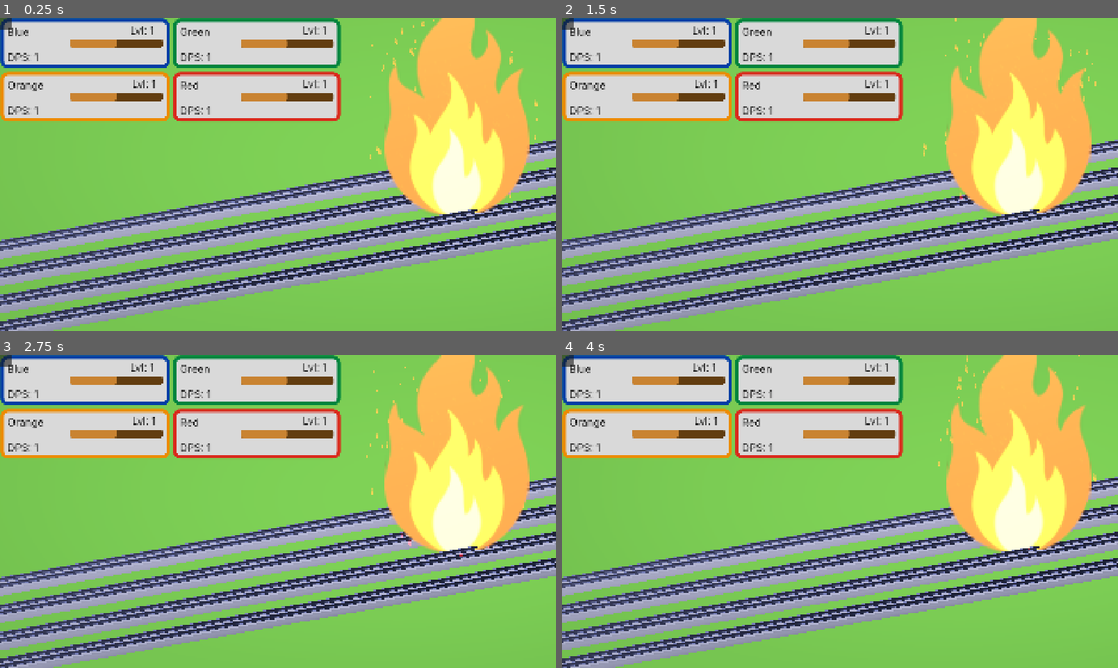
Above: before the commit, frames 1-4 (two rows, left to right).
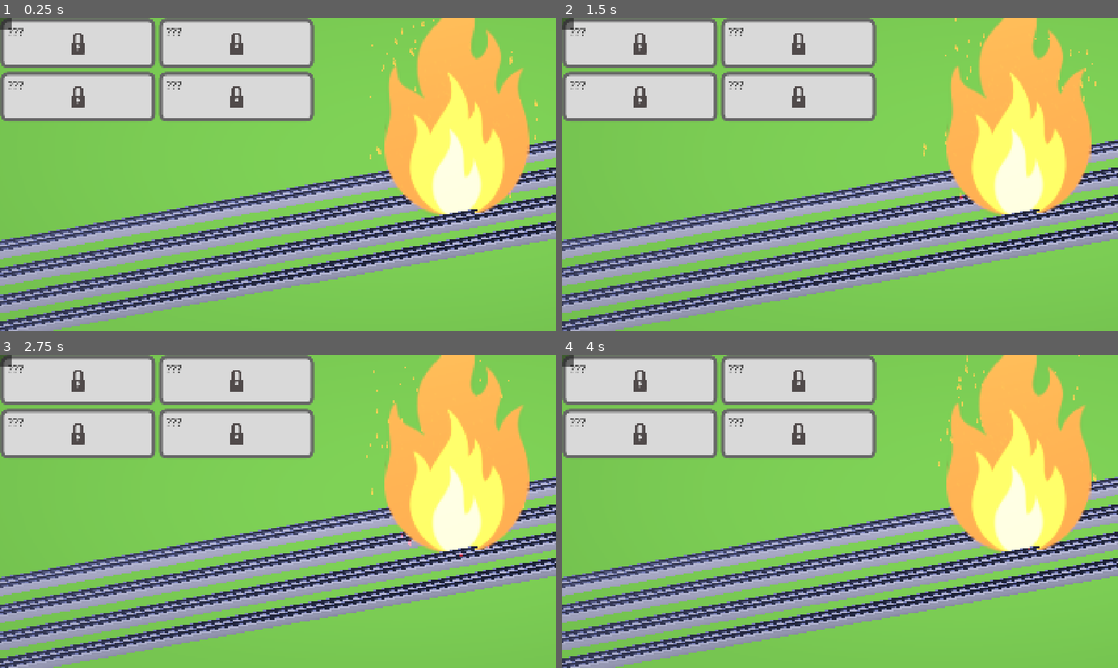
Above: after the commit, the same moments.

Repository: gracedes/mbta-auto-battler
Game: Godot game, scene res://node_2d.tscn
Two runs of this game, one before a commit and one after it. Both use one fixed random seed, a clock stepped at 60 frames per second and the inputs below.
Inputs (mouse positions are in pixels of both pictures, inside the frame that each line leads up to):
- Up to frame 1 (0.25 s): no input
- Up to frame 2 (1.5 s): click (567, 24) at 0.5 s; click (567, 24) at 1.25 s
- Up to frame 3 (2.75 s): click (5, 361) at 2 s
- Up to frame 4 (4 s): tap A (add_xp) at 2.85 s; tap 4 (blue_line) at 3.6 s

The runs differ from the first frame. In frame 1, 8.3% of the frame differs, in the area x 0-62%, y 0-33%; in frame 2, 8.3%; in frame 3, 8.3%; in frame 4, 8.3%.
Error before the commit: Invalid access to property or key 'data' on a base object of type 'Nil'. (res://scripts/main.gd:84)
Error after the commit: Invalid access to property or key 'data' on a base object of type 'Nil'. (res://scripts/main.gd:85)

Commit message:
Locked States and HUD code
- Locked States for Train Lines
- HUD.gd for handling the bits of each UI that update based on game

Diff:
--- a/assets/ui/line_card.gd
+++ b/assets/ui/line_card.gd
@@ -5,29 +5,58 @@
 	set(value):
 		line_name = value
 		if is_node_ready():
-			$MarginContainer/HBoxContainer/VBoxContainer/LineNameLabel.text = value
+			_update_visual_state()
 
 @export var border_color: Color = Color("#003DA5"):
 	set(value):
 		border_color = value
 		if is_node_ready():
-			var style := get_theme_stylebox("panel").duplicate() as StyleBoxFlat
-			style.border_color = value
-			add_theme_stylebox_override("panel", style)
+			_update_visual_state()
 
-@onready var xp_bar: Range = $MarginContainer/HBoxContainer/XPBar
-@onready var dps_label: Label = $MarginContainer/HBoxContainer/VBoxContainer/DPSLabel
-@onready var level_label: Label = $MarginContainer/HBoxContainer/LevelLabel
+@export var is_unlocked: bool = false:
+	set(value):
+		is_unlocked = value
+		if is_node_ready():
+			_update_visual_state()
+
+@onready var name_label: Label = %LineNameLabel
+@onready var xp_bar: Range = %XPBar
+@onready var dps_label: Label = %DPSLabel
+@onready var level_label: Label = %LevelLabel
+@onready var lock_icon: TextureRect = %LockIcon
 
 func _ready() -> void:
-	line_name = line_name
-	border_color = border_color
-	set_stats(1, 1) # Default starting text: "Lvl: 1" and "DPS: 0"
+	_update_visual_state()
+
+func _update_visual_state() -> void:
+	var style := get_theme_stylebox("panel").duplicate() as StyleBoxFlat
+	if is_unlocked:
+		style.border_color = border_color
+		name_label.text = line_name
+		dps_label.visible = true
+		level_label.visible = true
+		xp_bar.visible = true
+		lock_icon.visible = false
+	else:
+		style.border_color = Color("#666666")
+		name_label.text = "???"
+		dps_label.visible = false
+		level_label.visible = false
+		xp_bar.visible = false
+		lock_icon.visible = true
+	add_theme_stylebox_override("panel", style)
+
+func unlock() -> void:
+	if not is_unlocked:
+		is_unlocked = true
+		set_stats(1, 1)
 
 func set_xp(current: float, max_xp: float) -> void:
 	xp_bar.max_value = max_xp
 	xp_bar.value = current
 
 func set_stats(level: int, dps: int) -> void:
+	if not is_unlocked:
+		return
 	level_label.text = "Lvl: %d" % level
 	dps_label.text = "DPS: %d" % dps
--- a/assets/ui/line_card.tscn
+++ b/assets/ui/line_card.tscn
@@ -2,6 +2,7 @@
 
 [ext_resource type="Script" uid="uid://dxc4awpksigfs" path="res://assets/ui/line_card.gd" id="1_c76qm"]
 [ext_resource type="FontFile" uid="uid://b6jhkky7ko1p0" path="res://assets/ui/fonts/Inter-VariableFont_opsz,wght.ttf" id="1_v5iq4"]
+[ext_resource type="Texture2D" uid="uid://cel2i5g8egtte" path="res://assets/ui/imgs/LockIcon.png" id="3_kkln3"]
 
 [sub_resource type="StyleBoxFlat" id="StyleBoxFlat_4r7k6"]
 bg_color = Color(0.8509804, 0.8509804, 0.8509804, 1)
@@ -49,6 +50,7 @@
 layout_mode = 2
 
 [node name="LineNameLabel" type="Label" parent="MarginContainer/HBoxContainer/VBoxContainer" unique_id=2138571204]
+unique_name_in_owner = true
 custom_minimum_size = Vector2(120, 0)
 layout_mode = 2
 size_flags_stretch_ratio = 0.0
@@ -57,6 +59,7 @@
 theme_override_font_sizes/font_size = 36
 
 [node name="DPSLabel" type="Label" parent="MarginContainer/HBoxContainer/VBoxContainer" unique_id=757170209]
+unique_name_in_owner = true
 custom_minimum_size = Vector2(75, 0)
 layout_mode = 2
 size_flags_stretch_ratio = 0.0
@@ -67,6 +70,7 @@
 theme_override_font_sizes/font_size = 36
 
 [node name="LevelLabel" type="Label" parent="MarginContainer/HBoxContainer" unique_id=1474061542]
+unique_name_in_owner = true
 custom_minimum_size = Vector2(75, 0)
 layout_mode = 2
 size_flags_stretch_ratio = 0.0
@@ -76,7 +80,8 @@
 theme_override_fonts/font = ExtResource("1_v5iq4")
 theme_override_font_sizes/font_size = 36
 
-[node name="TextureProgressBar" type="ProgressBar" parent="MarginContainer/HBoxContainer" unique_id=355472439]
+[node name="XPBar" type="ProgressBar" parent="MarginContainer/HBoxContainer" unique_id=355472439]
+unique_name_in_owner = true
 custom_minimum_size = Vector2(320, 29)
 layout_mode = 2
 size_flags_horizontal = 10
@@ -87,3 +92,13 @@
 theme_override_styles/fill = SubResource("StyleBoxFlat_hhkj5")
 value = 50.0
 show_percentage = false
+
+[node name="LockIcon" type="TextureRect" parent="." unique_id=2134838498]
+unique_name_in_owner = true
+visible = false
+layout_mode = 2
+size_flags_vertical = 0
+offset_transform_enabled = true
+offset_transform_position = Vector2(0, 35)
+texture = ExtResource("3_kkln3")
+stretch_mode = 5
--- a/node_2d.tscn
+++ b/node_2d.tscn
@@ -4,6 +4,7 @@
 [ext_resource type="PackedScene" uid="uid://cjlq260cxfpcf" path="res://assets/character/green/greenline.fbx" id="2_0hol4"]
 [ext_resource type="PackedScene" uid="uid://b13j32stagft" path="res://assets/ui/line_card.tscn" id="2_4d7sh"]
 [ext_resource type="Texture2D" uid="uid://b5b175ditlmdj" path="res://assets/textures/febrianes86-fire-9534823.svg" id="2_hqns4"]
+[ext_resource type="Script" uid="uid://btbuibajymd1t" path="res://scripts/hud.gd" id="2_x0ka3"]
 [ext_resource type="PackedScene" uid="uid://dd1n2bcj21j5q" path="res://assets/world/rails.fbx" id="3_epypp"]
 [ext_resource type="Script" uid="uid://c0sabsx3aj1ic" path="res://scripts/enemy.gd" id="3_hqns4"]
 [ext_resource type="Script" uid="uid://dtd6h1ynbhphw" path="res://scripts/train.gd" id="3_q6r6c"]
@@ -472,6 +473,7 @@
 use_threads = true
 
 [node name="HUD" type="CanvasLayer" parent="." unique_id=1321499182]
+script = ExtResource("2_x0ka3")
 
 [node name="UI" type="Control" parent="HUD" unique_id=1770865145]
 layout_mode = 3
@@ -493,25 +495,29 @@
 
 [node name="BlueCard" parent="HUD/UI/GridContainer" unique_id=1705578490 instance=ExtResource("2_4d7sh")]
 layout_mode = 2
-theme_override_styles/panel = SubResource("StyleBoxFlat_x0ka3")
+theme_override_styles/panel = SubResource("StyleBoxFlat_hqns4")
+is_unlocked = null
 
 [node name="GreenCard" parent="HUD/UI/GridContainer" unique_id=1759957099 instance=ExtResource("2_4d7sh")]
 layout_mode = 2
-theme_override_styles/panel = SubResource("StyleBoxFlat_0h7mo")
+theme_override_styles/panel = SubResource("StyleBoxFlat_x0ka3")
 line_name = "Green"
 border_color = Color(0, 0.5176471, 0.23921569, 1)
+is_unlocked = null
 
 [node name="OrangeCard" parent="HUD/UI/GridContainer" unique_id=37719455 instance=ExtResource("2_4d7sh")]
 layout_mode = 2
-theme_override_styles/panel = SubResource("StyleBoxFlat_nr8wp")
+theme_override_styles/panel = SubResource("StyleBoxFlat_0h7mo")
 line_name = "Orange"
 border_color = Color(0.92941177, 0.54509807, 0, 1)
+is_unlocked = null
 
 [node name="RedCard" parent="HUD/UI/GridContainer" unique_id=823857636 instance=ExtResource("2_4d7sh")]
 layout_mode = 2
-theme_override_styles/panel = SubResource("StyleBoxFlat_d2bti")
+theme_override_styles/panel = SubResource("StyleBoxFlat_nr8wp")
 line_name = "Red"
 border_color = Color(0.85490197, 0.16078432, 0.10980392, 1)
+is_unlocked = null
 
 [node name="TextureButton" type="TextureButton" parent="HUD/UI" unique_id=1039590403]
 layout_mode = 0
--- /dev/null
+++ b/scripts/hud.gd
@@ -0,0 +1,34 @@
+extends CanvasLayer
+
+@export var unlocked_lines: Array[String] = []
+@export var line_xp: Dictionary = { "Blue": 0, "Green": 0, "Orange": 0, "Red": 0}
+
+const MAX_XP_PER_LEVEL := 500
+
+@onready var line_cards := {
+	"Blue": $UI/GridContainer/BlueCard,
+	"Green": $UI/GridContainer/GreenCard,
+	"Orange": $UI/GridContainer/OrangeCard,
+	"Red": $UI/GridContainer/RedCard,
+}
+
+func _ready() -> void:
+	var main := get_parent()
+	main.xp_gained.connect(_on_xp_gained)
+
+	for route in line_cards:
+		if route in unlocked_lines:
+			line_cards[route].unlock()
+			line_cards[route].set_xp(line_xp[route],MAX_XP_PER_LEVEL)
+		else:
+			line_cards[route].is_unlocked = false
+
+func _on_xp_gained(route: String, xp: int) -> void:
+	if not route in line_cards:
+		return
+	if not route in unlocked_lines:
+		unlocked_lines.append(route)
+		line_cards[route].unlock()
+
+	line_xp[route] += xp
+	line_cards[route].set_xp(line_xp[route], MAX_XP_PER_LEVEL)
--- a/scripts/main.gd
+++ b/scripts/main.gd
@@ -4,6 +4,7 @@
 signal nearby_lines_updated(active_lines: Array)
 signal xp_gained(route, xp)
 signal location_error(code: int)   # 1 = denied, 2 = unavailable, 3 = timeout
+signal station_visited(station_name: String, is_new: bool)
 
 const API_ROOT = "https://mbta.gracie.foo"
 var headers = []
Binary file added: assets/ui/imgs/LockIcon.png
Not shown, added: assets/ui/imgs/LockIcon.png.import
Not shown: 4 places in node_2d.tscn that only renumber resources
Not shown, added: scripts/hud.gd.uid
